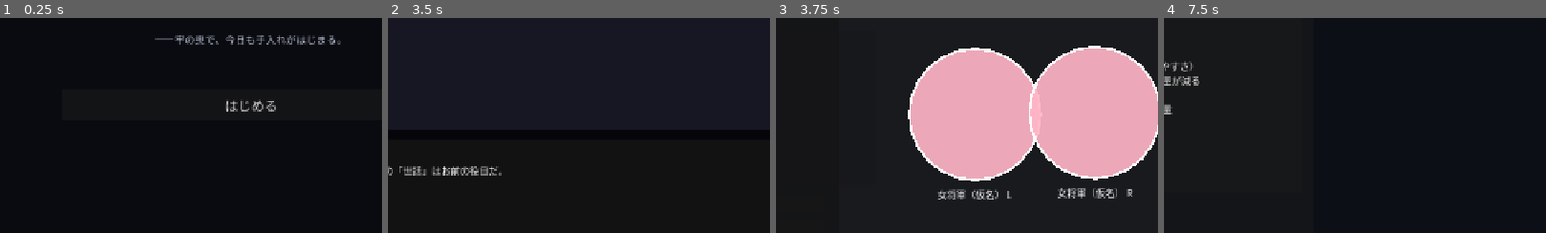
Above: before the commit, frames 1-4 (left to right).
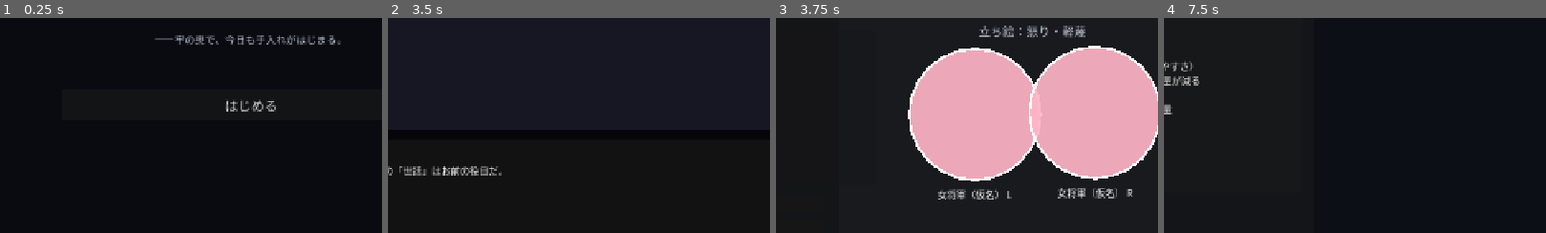
Above: after the commit, the same moments.

Repository: ankored33/slime
Game: Godot game, scene res://scenes/main.tscn
Two runs of this game, one before a commit and one after it. Both use one fixed random seed, a clock stepped at 60 frames per second and the inputs below.
Inputs:
- Up to frame 1 (0.25 s): no input
- Up to frame 2 (3.5 s): click "はじめる" at 0.5 s; click "この娘をいじる" at 1.25 s; click "次へ ▼" at 2 s; click "次へ ▼" at 2.75 s
- Up to frame 3 (3.75 s): click "はじめる ▶" at 3.5 s
- Up to frame 4 (7.5 s): click "やわらか: OFF" at 4.25 s; click "やわらか: ON" at 5 s; click "特殊技" at 5.75 s; click "特殊技*" at 6.5 s; click "1日を終える" at 7.25 s
The pictures show only the part of the screen within x 17-67%, y 44-94%; the shares and areas given below are measured in that part.

Frames 1-2 are identical in both runs. In frame 3, 0.7% of the frame differs, in the area x 53-81%, y 3-10%; in frame 4, nothing differs.

Commit message:
Add expression variant system driven by brush contact and gauges
Implements the expression table from docs/表情差分と音.xlsx:
idle a-d (by pleasure gauge), touch a-d (pain-dominant or by gauge),
climax during FINISH fx, despair on pain limit (with a short fail fx
before the day ends), exhausted after FINISH fx.

Pure selection logic lives in expression_rules.gd (unit-tested).
The game screen swaps a portrait TextureRect; images resolve from the
per-character expressions dict or res://assets/chara/<id>/<expr>.png,
falling back to a placeholder label until assets arrive.

Co-Authored-By: Claude Fable 5 <noreply@anthropic.com>

Diff:
--- a/godot/scenes/game_screen.tscn
+++ b/godot/scenes/game_screen.tscn
@@ -52,6 +52,31 @@
 anchor_bottom = 1.0
 grow_horizontal = 2
 grow_vertical = 2
+
+[node name="CharaImage" type="TextureRect" parent="Playfield"]
+layout_mode = 0
+offset_left = 429.0
+offset_top = 110.0
+offset_right = 869.0
+offset_bottom = 700.0
+expand_mode = 1
+stretch_mode = 5
+
+[node name="ExpressionLabel" type="Label" parent="Playfield/CharaImage"]
+layout_mode = 1
+anchors_preset = 8
+anchor_left = 0.5
+anchor_top = 0.5
+anchor_right = 0.5
+anchor_bottom = 0.5
+offset_left = -180.0
+offset_top = -80.0
+offset_right = 180.0
+offset_bottom = -40.0
+horizontal_alignment = 1
+theme_override_font_sizes/font_size = 20
+modulate = Color(0.85, 0.88, 0.95, 0.85)
+text = "立ち絵：－"
 
 [node name="BrushRack" type="Panel" parent="Playfield"]
 self_modulate = Color(0.145098, 0.180392, 0.25098, 0.92)
--- /dev/null
+++ b/godot/scripts/expression_rules.gd
@@ -0,0 +1,87 @@
+class_name ExpressionRules
+extends RefCounted
+
+## 表情差分の選択ロジック（docs/表情差分と音.xlsx 準拠）。
+## Node/シーン非依存で単体テスト可能に保つ。
+
+# ブラシ無し（快感ゲージ比率で段階変化）
+const IDLE_A := "idle_a"        # 怒り・軽蔑
+const IDLE_B := "idle_b"        # 恥じらい・耐え
+const IDLE_C := "idle_c"        # 大快感耐え
+const IDLE_D := "idle_d"        # 媚び
+
+# ブラシ当て中（快感ゲージ比率で段階変化、痛み優勢なら a）
+const TOUCH_A := "touch_a"      # 痛い（痛み上昇値 > 快感上昇値）
+const TOUCH_B := "touch_b"      # 恥じらい・耐え
+const TOUCH_C := "touch_c"      # 快感
+const TOUCH_D := "touch_d"      # 大快感
+
+const CLIMAX := "climax"        # 絶頂（FINISH演出中）
+const DESPAIR := "despair"      # 絶望（痛み限界）
+const EXHAUSTED := "exhausted"  # 憔悴（FINISH後）
+
+const DISPLAY_NAMES := {
+	IDLE_A: "怒り・軽蔑",
+	IDLE_B: "恥じらい・耐え",
+	IDLE_C: "大快感耐え",
+	IDLE_D: "媚び",
+	TOUCH_A: "痛い",
+	TOUCH_B: "恥じらい・耐え（当て）",
+	TOUCH_C: "快感",
+	TOUCH_D: "大快感",
+	CLIMAX: "絶頂",
+	DESPAIR: "絶望",
+	EXHAUSTED: "憔悴"
+}
+
+const ALL_IDS: Array[String] = [
+	IDLE_A, IDLE_B, IDLE_C, IDLE_D,
+	TOUCH_A, TOUCH_B, TOUCH_C, TOUCH_D,
+	CLIMAX, DESPAIR, EXHAUSTED
+]
+
+# 快感ゲージ比率（合計快感 / FINISH閾値）の段階境界
+const TOUCH_MID := 0.35    # b→c
+const TOUCH_HIGH := 0.75   # c→d
+const IDLE_LOW := 0.15     # a→b
+const IDLE_MID := 0.5      # b→c
+const IDLE_HIGH := 0.9     # c→d（絶頂寸前で媚び）
+
+## state:
+##   touching: bool        アクティブなブラシがスライムに接触中か
+##   polish_ratio: float   合計快感 / FINISH閾値
+##   polish_rate: float    現在の快感上昇量/秒（補正込み）
+##   pain_rate: float      現在の痛み上昇量/秒（補正込み）
+##   climax: bool          FINISH演出中
+##   despair: bool         痛み限界演出中
+##   exhausted: bool       FINISH後の余韻中
+static func pick(state: Dictionary) -> String:
+	if bool(state.get("despair", false)):
+		return DESPAIR
+	if bool(state.get("climax", false)):
+		return CLIMAX
+	var ratio := float(state.get("polish_ratio", 0.0))
+	if bool(state.get("touching", false)):
+		if float(state.get("pain_rate", 0.0)) > float(state.get("polish_rate", 0.0)):
+			return TOUCH_A
+		if ratio < TOUCH_MID:
+			return TOUCH_B
+		if ratio < TOUCH_HIGH:
+			return TOUCH_C
+		return TOUCH_D
+	if bool(state.get("exhausted", false)):
+		return EXHAUSTED
+	if ratio < IDLE_LOW:
+		return IDLE_A
+	if ratio < IDLE_MID:
+		return IDLE_B
+	if ratio < IDLE_HIGH:
+		return IDLE_C
+	return IDLE_D
+
+static func display_name(expression_id: String) -> String:
+	return str(DISPLAY_NAMES.get(expression_id, expression_id))
+
+## 素材の既定パス。expressions 辞書に指定が無いときはこの場所を探す。
+static func default_image_path(chara_id: String, expression_id: String) -> String:
+	return "res://assets/chara/%s/%s.png" % [chara_id, expression_id]
--- a/godot/scripts/game_screen.gd
+++ b/godot/scripts/game_screen.gd
@@ -1,9 +1,15 @@
 extends Control
 
 signal day_finished(result: Dictionary)
+
+const ExpressionRules = preload("res://scripts/expression_rules.gd")
 
 @export var follow_speed := 16.0
 @export var finish_fx_duration := 5.0
+@export var fail_fx_duration := 2.5
+
+# FINISH演出が終わってから憔悴表情を保つ時間。
+const EXHAUST_DURATION := 4.0
 
 # Level-driven; refreshed in setup_species.
 var finish_threshold := GameRules.finish_threshold(1)
@@ -18,6 +24,9 @@
 
 var _held_brush: Brush
 var _finish_fx_time_left := 0.0
+var _fail_fx_time_left := 0.0
+var _exhaust_time_left := 0.0
+var _current_expression := ""
 var _gauge_map: Dictionary = {}
 var _brush_map: Dictionary = {}
 var _wall_zones: Array[WallZone] = []
@@ -46,6 +55,8 @@
 @onready var _brush_button_rows: VBoxContainer = $Hud/Controls/BrushButtons
 @onready var _left_slime: SlimeTarget = $Playfield/LeftSlime
 @onready var _right_slime: SlimeTarget = $Playfield/RightSlime
+@onready var _chara_image: TextureRect = $Playfield/CharaImage
+@onready var _expression_label: Label = $Playfield/CharaImage/ExpressionLabel
 
 func _ready() -> void:
 	_collect_gauges()
@@ -135,7 +146,9 @@
 			min(1.0, follow_speed * delta)
 		)
 	_update_finish_fx(delta)
-	if not _is_finish_fx_active():
+	_update_fail_fx(delta)
+	_exhaust_time_left = maxf(0.0, _exhaust_time_left - delta)
+	if not _is_finish_fx_active() and not _is_fail_fx_active():
 		for brush in _brush_map.values():
 			if brush.is_active:
 				_apply_brush_effects(brush, delta)
@@ -143,9 +156,10 @@
 	_resolve_brush_overlaps()
 	_apply_wall_push_out()
 	_apply_slime_push_out()
-	if not _is_finish_fx_active():
+	if not _is_finish_fx_active() and not _is_fail_fx_active():
 		_check_finish()
 		_check_failure()
+	_update_expression()
 	_update_gauges()
 	_update_brush_controls()
 
@@ -192,12 +206,33 @@
 	_finish_fx_time_left = maxf(0.0, _finish_fx_time_left - delta)
 	if _finish_fx_time_left == 0.0:
 		_finish_label.visible = false
+		_exhaust_time_left = EXHAUST_DURATION
+
+func _is_fail_fx_active() -> bool:
+	return _fail_fx_time_left > 0.0
+
+func _start_fail_fx() -> void:
+	# 痛み限界: 絶望表情を見せてから日終了へ移る。
+	_fail_fx_time_left = fail_fx_duration
+	_held_brush = null
+	for brush: Brush in _brush_map.values():
+		brush.is_active = false
+
+func _update_fail_fx(delta: float) -> void:
+	if _fail_fx_time_left <= 0.0:
+		return
+	_fail_fx_time_left = maxf(0.0, _fail_fx_time_left - delta)
+	if _fail_fx_time_left == 0.0:
+		_finish_day(true)
 
 func reset_day() -> void:
 	_day_finish_count = 0
 	_is_running = true
 	_held_brush = null
 	_finish_fx_time_left = 0.0
+	_fail_fx_time_left = 0.0
+	_exhaust_time_left = 0.0
+	_current_expression = ""
 	_finish_label.visible = false
 	_slime_state = {
 		"left": {"polish": 0.0, "pain": 0.0},
@@ -211,6 +246,7 @@
 	for slime: SlimeTarget in get_tree().get_nodes_in_group("slime_targets"):
 		slime.reset_pressure()
 		slime.set_hearts_active(false)
+	_update_expression()
 	_update_gauges()
 	_update_brush_controls()
 
@@ -268,6 +304,60 @@
 			state["polish"] = clamp(float(state.get("polish", 0.0)) + brush.get_effective_polish_gain() * polish_bonus * delta, 0.0, 100.0)
 			state["pain"] = clamp(float(state.get("pain", 0.0)) + brush.get_effective_pain_gain() * pain_resist * delta * 0.35, 0.0, 100.0)
 			_slime_state[side] = state
+
+## アクティブなブラシの接触状態と、いま掛かっている上昇量/秒（補正込み）。
+func _compute_touch_info() -> Dictionary:
+	var touching := false
+	var polish_rate := 0.0
+	var pain_rate := 0.0
+	var level := int(_species.get("level", 1))
+	var polish_bonus := GameRules.polish_bonus(level)
+	var pain_resist := GameRules.pain_resist(level)
+	for brush: Brush in _brush_map.values():
+		if not brush.visible or not brush.is_active:
+			continue
+		for slime: SlimeTarget in get_tree().get_nodes_in_group("slime_targets"):
+			if brush.global_position.distance_to(slime.global_position) <= brush.hit_radius + slime.get_hit_radius():
+				touching = true
+				# _apply_brush_effects と同じ係数で「ゲージが実際に動く速さ」を比較する。
+				polish_rate += brush.get_effective_polish_gain() * polish_bonus
+				pain_rate += brush.get_effective_pain_gain() * pain_resist * 0.35
+	return {"touching": touching, "polish_rate": polish_rate, "pain_rate": pain_rate}
+
+func _update_expression() -> void:
+	var info := _compute_touch_info()
+	var expression := ExpressionRules.pick({
+		"touching": bool(info["touching"]),
+		"polish_ratio": _get_combined_polish() / maxf(finish_threshold, 0.001),
+		"polish_rate": float(info["polish_rate"]),
+		"pain_rate": float(info["pain_rate"]),
+		"climax": _is_finish_fx_active(),
+		"despair": _is_fail_fx_active(),
+		"exhausted": _exhaust_time_left > 0.0
+	})
+	_apply_expression(expression)
+
+func _apply_expression(expression_id: String) -> void:
+	if expression_id == _current_expression:
+		return
+	_current_expression = expression_id
+	var texture := _resolve_expression_texture(expression_id)
+	_chara_image.texture = texture
+	_expression_label.visible = texture == null
+	_expression_label.text = "立ち絵：%s" % ExpressionRules.display_name(expression_id)
+
+## キャラ定義の expressions 辞書を優先し、無ければ既定パス
+## assets/chara/<キャラid>/<表情id>.png を探す。どちらも無ければ null。
+func _resolve_expression_texture(expression_id: String) -> Texture2D:
+	var expressions: Dictionary = _species.get("expressions", {})
+	var path := str(expressions.get(expression_id, ""))
+	if path == "":
+		path = ExpressionRules.default_image_path(str(_species.get("id", "")), expression_id)
+	if ResourceLoader.exists(path):
+		var texture := load(path)
+		if texture is Texture2D:
+			return texture
+	return null
 
 func _update_gauges() -> void:
 	_set_gauge("polish-L", _slime_state["left"]["polish"])
@@ -367,7 +457,7 @@
 func _check_failure() -> void:
 	var peak_pain: float = maxf(float(_slime_state["left"]["pain"]), float(_slime_state["right"]["pain"]))
 	if peak_pain >= GameRules.PAIN_LIMIT:
-		_finish_day(true)
+		_start_fail_fx()
 
 func _resolve_brush_overlaps() -> void:
 	var brushes: Array[Brush] = []
--- a/godot/scripts/main.gd
+++ b/godot/scripts/main.gd
@@ -4,12 +4,17 @@
 
 # キャラ定義。名前・オープニングは仮素材で、本素材が来たら差し替える。
 # left / right は磨きターゲット2点の配置。
+# expressions は表情id → 画像パス。空のままなら既定パス
+# res://assets/chara/<id>/<表情id>.png を探す（無ければ表情名ラベルで代替表示）。
+# 表情id一覧: idle_a〜idle_d（ブラシ無し）, touch_a〜touch_d（ブラシ当て）,
+# climax（絶頂）, despair（絶望）, exhausted（憔悴）。詳細は expression_rules.gd。
 var _characters: Array[Dictionary] = [
 	{
 		"id": "general",
 		"name": "女将軍（仮名）",
 		"epithet": "無敵と呼ばれた女将軍",
 		"portrait": "",
+		"expressions": {},
 		"profile": "（プロフィール仮テキスト）\n所属・経歴・気性などをここに差し込む。",
 		"color": Color(1.0, 0.71, 0.78, 0.92),
 		"left": {
@@ -46,6 +51,7 @@
 		"name": "エルフ提督（仮名）",
 		"epithet": "無敗を誇った女エルフ提督",
 		"portrait": "",
+		"expressions": {},
 		"profile": "（プロフィール仮テキスト）\n所属・経歴・気性などをここに差し込む。",
 		"color": Color(0.47, 0.9, 0.78, 0.92),
 		"left": {
--- a/godot/tests/run_tests.gd
+++ b/godot/tests/run_tests.gd
@@ -1,9 +1,10 @@
 extends SceneTree
 
-## Headless unit tests for GameRules.
+## Headless unit tests for GameRules and ExpressionRules.
 ## Run: godot --headless --path godot -s res://tests/run_tests.gd
 
 const GameRules = preload("res://scripts/game_rules.gd")
+const ExpressionRules = preload("res://scripts/expression_rules.gd")
 
 var _failures := 0
 var _passes := 0
@@ -17,6 +18,7 @@
 	_test_brush_unlocks()
 	_test_banked_finish()
 	_test_push_out_from_rect()
+	_test_expression_pick()
 	print("---")
 	print("Passed: %d, Failed: %d" % [_passes, _failures])
 	quit(1 if _failures > 0 else 0)
@@ -110,3 +112,40 @@
 		or escaped_center.distance_to(deep_center) > 0.0
 	_check(outside and escaped_center != deep_center, "push_out: deep center is moved out")
 	_check_eq(escaped_center, Vector2(200, 90), "push_out: deep center escapes via shortest axis (top)")
+
+func _test_expression_pick() -> void:
+	# 優先度: 絶望 > 絶頂 > それ以外
+	_check_eq(ExpressionRules.pick({"despair": true, "climax": true, "touching": true}),
+		ExpressionRules.DESPAIR, "expr: despair wins over everything")
+	_check_eq(ExpressionRules.pick({"climax": true, "touching": true, "polish_ratio": 1.0}),
+		ExpressionRules.CLIMAX, "expr: climax wins over touch")
+
+	# ブラシ当て: 痛み上昇が快感上昇を上回れば「痛い」
+	_check_eq(ExpressionRules.pick({"touching": true, "pain_rate": 10.0, "polish_rate": 5.0}),
+		ExpressionRules.TOUCH_A, "expr: pain-dominant touch -> 痛い")
+	_check_eq(ExpressionRules.pick({"touching": true, "pain_rate": 5.0, "polish_rate": 5.0, "polish_ratio": 0.0}),
+		ExpressionRules.TOUCH_B, "expr: equal rates are not pain-dominant")
+
+	# ブラシ当て: ゲージ比率で b -> c -> d
+	_check_eq(ExpressionRules.pick({"touching": true, "polish_rate": 10.0, "polish_ratio": 0.1}),
+		ExpressionRules.TOUCH_B, "expr: touch low gauge -> 恥じらい")
+	_check_eq(ExpressionRules.pick({"touching": true, "polish_rate": 10.0, "polish_ratio": 0.5}),
+		ExpressionRules.TOUCH_C, "expr: touch mid gauge -> 快感")
+	_check_eq(ExpressionRules.pick({"touching": true, "polish_rate": 10.0, "polish_ratio": 0.8}),
+		ExpressionRules.TOUCH_D, "expr: touch high gauge -> 大快感")
+
+	# ブラシ無し: 憔悴はアイドル時のみ、接触が優先
+	_check_eq(ExpressionRules.pick({"exhausted": true}),
+		ExpressionRules.EXHAUSTED, "expr: exhausted after finish")
+	_check_eq(ExpressionRules.pick({"exhausted": true, "touching": true, "polish_rate": 10.0, "polish_ratio": 0.5}),
+		ExpressionRules.TOUCH_C, "expr: touching overrides exhausted")
+
+	# ブラシ無し: ゲージ比率で a -> b -> c -> d
+	_check_eq(ExpressionRules.pick({}), ExpressionRules.IDLE_A, "expr: empty gauge -> 怒り・軽蔑")
+	_check_eq(ExpressionRules.pick({"polish_ratio": 0.3}), ExpressionRules.IDLE_B, "expr: idle low-mid -> 恥じらい")
+	_check_eq(ExpressionRules.pick({"polish_ratio": 0.7}), ExpressionRules.IDLE_C, "expr: idle high -> 大快感耐え")
+	_check_eq(ExpressionRules.pick({"polish_ratio": 0.95}), ExpressionRules.IDLE_D, "expr: near finish -> 媚び")
+
+	# 素材の既定パス
+	_check_eq(ExpressionRules.default_image_path("general", "climax"),
+		"res://assets/chara/general/climax.png", "expr: default image path convention")
Not shown, added: godot/scripts/expression_rules.gd.uid
Not shown, added: godot/tests/run_flow_tests.gd.uid
Not shown, changed: docs/SPEC.md
